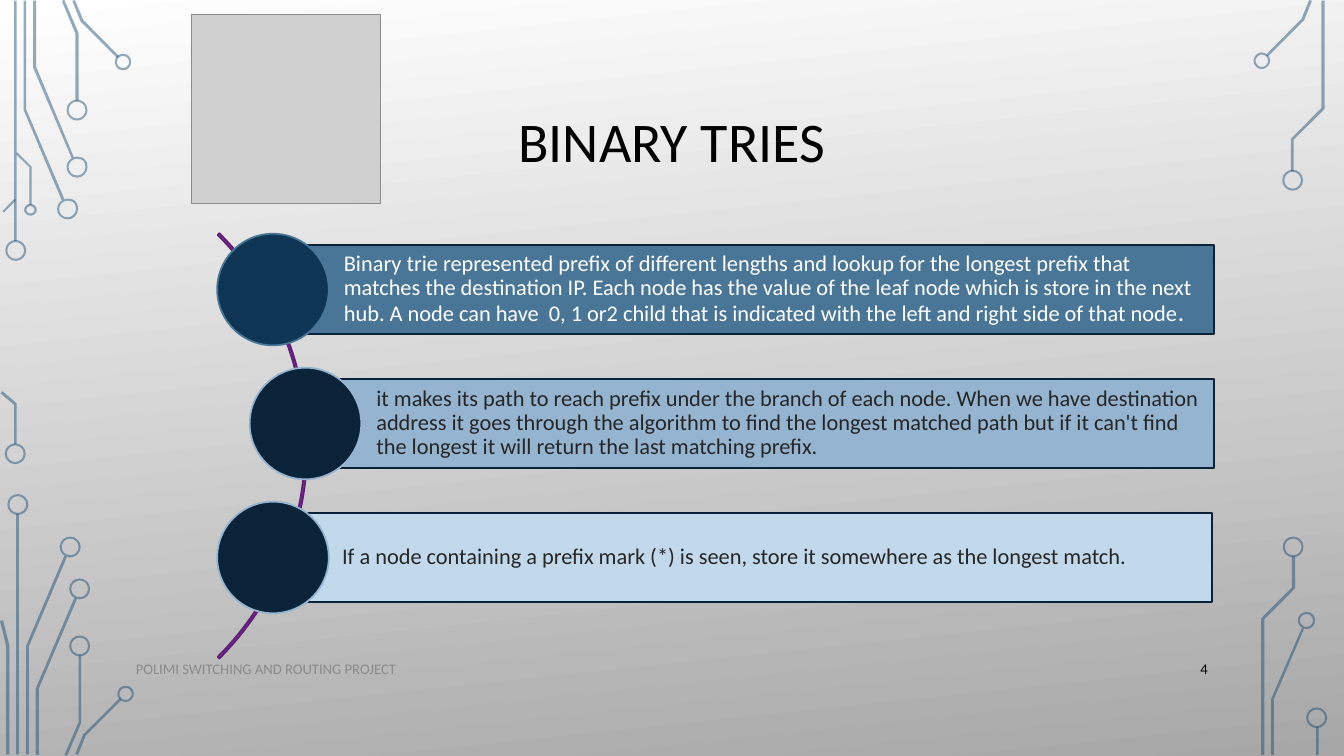
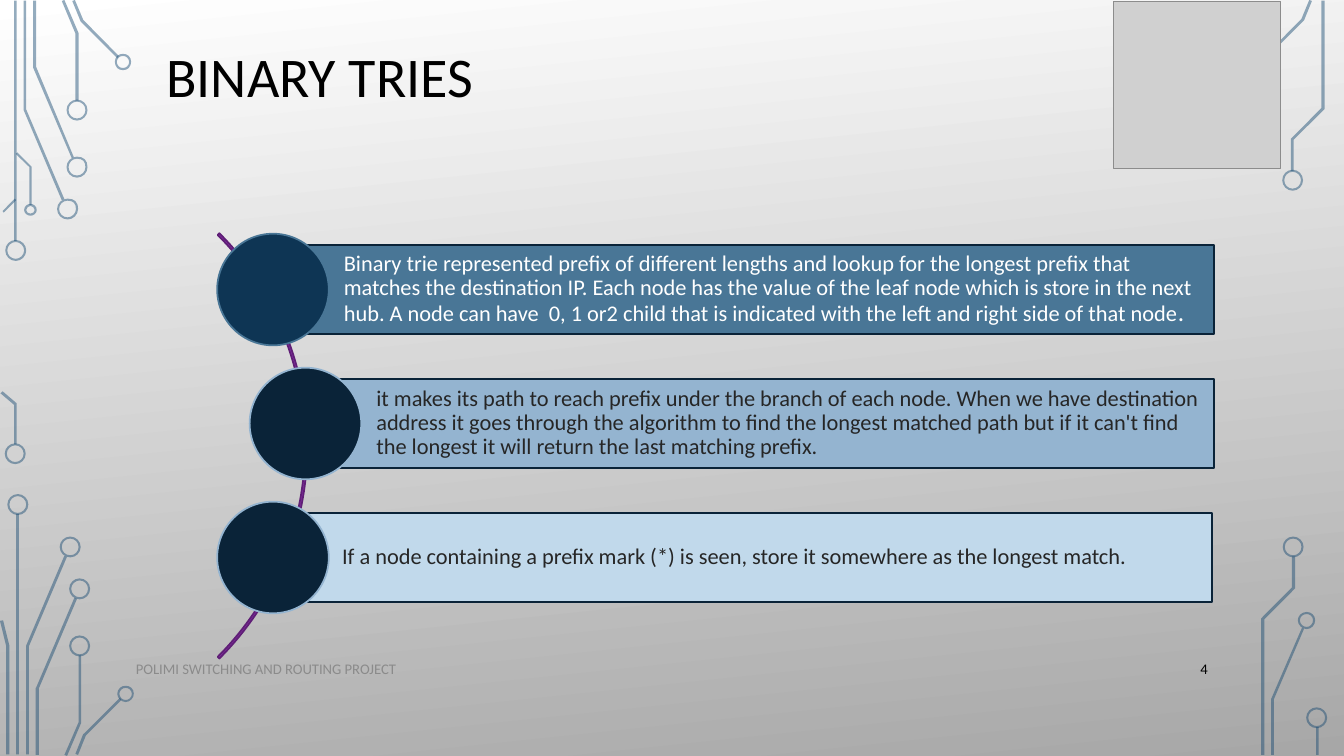
Before and after one commit to ataeiamirhosein/NetFuncVirt, a slide deck: slide 4 of present/Ip_lookup_algorithms.pptx. Drawn at 1344x756 pixels with LibreOffice and Linux fonts; fonts in the diff are those of the drawing; grey boxes stand for pictures; background and template pictures are left out. Boxes give left, top, right and bottom in pixels: in the first picture for what was removed or moved away, otherwise in the second. Text is boxed around its words. In the diff, an @@ line names an element or a change of style, - is before the commit and + after.

```diff
--- a/present/Ip_lookup_algorithms.pptx
+++ b/present/Ip_lookup_algorithms.pptx
@@ title "BINARY TRIES": place and size @@
-title "BINARY TRIES" at box(518, 125, 825, 163)
+title "BINARY TRIES" at box(166, 60, 473, 98)
@@ picture: place and size @@
-picture at box(192, 15, 381, 205)
+picture at box(1114, 1, 1281, 168)
@@ freeform shape removed at box(1253, 52, 1270, 70) @@
@@ freeform shape removed at box(1253, 52, 1270, 70) @@
```
Also in this commit, not shown: 16 other slides changed, 2 slides added.
